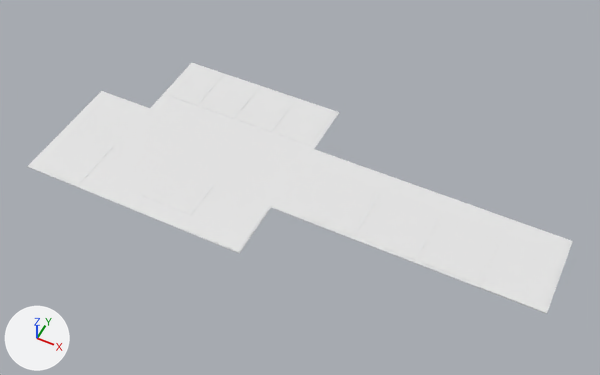
A saved change to the glTF model public/models/schoolmap_5F.glb.
The view is the same before and after, from a camera (50 mm lens) standing at (1.58, -5.58, 6.96) and looking at (-1.22, 0.02, -0.04). Arrows for +X, +Y and +Z are at lower left; the lights stay in place. The older version comes first. Where no turn or scale is listed for an object, it has been applied to the vertices. Vertices at exactly the same position are counted once.

Objects in the first picture: '501', '503', '504', '506', '507', '508', '509', '512', '513', '514', '515', '5F'.
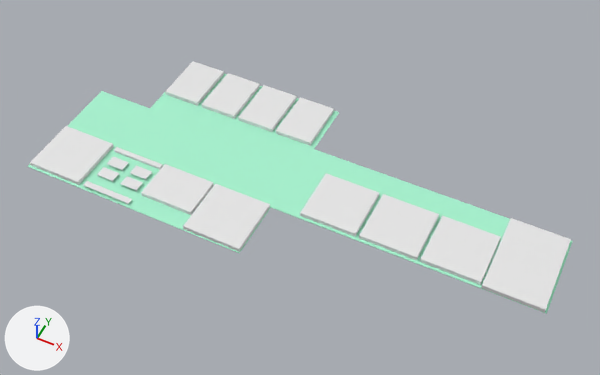
Location of each change, [x1, y1, x2, y2] in pixels of the pictures (600 x 375 px):
'5F', recoloured (white to green)
    both: [27, 74, 573, 314]
'509', rescaled
    before: [481, 221, 570, 313]
    after: [481, 218, 571, 313]
'504', moved, rescaled
    before: [184, 186, 270, 252]
    after: [183, 184, 270, 252]
'508', moved, rescaled
    before: [420, 218, 500, 285]
    after: [420, 216, 501, 285]
'507', moved, rescaled
    before: [359, 197, 438, 260]
    after: [359, 194, 439, 260]
'506', moved, rescaled
    before: [300, 176, 379, 237]
    after: [300, 173, 379, 237]
'501', moved, rescaled
    before: [31, 129, 114, 185]
    after: [30, 126, 114, 185]
'503', moved, rescaled (6% taller)
    before: [142, 167, 214, 215]
    after: [141, 164, 214, 215]
'512', moved, rescaled (6% taller)
    before: [276, 100, 334, 146]
    after: [276, 97, 334, 146]
'513', moved, rescaled (7% taller)
    before: [239, 88, 296, 132]
    after: [238, 85, 297, 132]
'514', moved, rescaled (7% taller)
    before: [202, 76, 260, 119]
    after: [201, 73, 260, 119]
'515', moved, rescaled (7% taller)
    before: [166, 64, 224, 106]
    after: [165, 61, 224, 106]
'502', added
    after: [83, 147, 163, 204]

Patch to the scene script:
```diff
--- a/public/models/schoolmap_5F.glb.py
+++ b/public/models/schoolmap_5F.glb.py
@@ me_平面_059 @@
-me_平面_059.from_pydata(...)  # 8 vertices, 12 faces; spans x -0.338..0.338, y -0.338..0.338, z -0.002..0.002
+me_平面_059.from_pydata(...)  # 8 vertices, 12 faces; spans x -0.338..0.338, y -0.338..0.338, z -0.002..0.047
+# me_平面_059 part 1: the whole mesh is scaled about its middle by (1, 1, 11.3), then moved by (0.0, 0.0, 0.023)
@@ me_平面_061 @@
-me_平面_061.from_pydata(...)  # 8 vertices, 12 faces; spans x -0.322..0.322, y -0.244..0.244, z -0.002..0.002
+me_平面_061.from_pydata(...)  # 8 vertices, 12 faces; spans x -0.322..0.322, y -0.244..0.244, z -0.002..0.047
+# me_平面_061 part 2: the whole mesh is scaled about its middle by (1, 1, 11.3), then moved by (0.0, 0.0, 0.023)
@@ me_平面_060 @@
-me_平面_060.from_pydata(...)  # 8 vertices, 12 faces; spans x -0.343..0.343, y -0.343..0.343, z -0.002..0.002
+me_平面_060.from_pydata(...)  # 8 vertices, 12 faces; spans x -0.343..0.343, y -0.343..0.343, z -0.002..0.047
+# me_平面_060 part 3: the whole mesh is scaled about its middle by (1, 1, 11.3), then moved by (0.0, 0.0, 0.023)
@@ me_平面_062 @@
-me_平面_062.from_pydata(...)  # 8 vertices, 12 faces; spans x -0.327..0.327, y -0.327..0.327, z -0.002..0.002
+me_平面_062.from_pydata(...)  # 8 vertices, 12 faces; spans x -0.327..0.327, y -0.327..0.327, z -0.002..0.047
+# me_平面_062 part 4: the whole mesh is scaled about its middle by (1, 1, 11.3), then moved by (0.0, 0.0, 0.023)
@@ me_平面_063 @@
-me_平面_063.from_pydata(...)  # 8 vertices, 12 faces; spans x -0.327..0.327, y -0.327..0.327, z -0.002..0.002
+me_平面_063.from_pydata(...)  # 8 vertices, 12 faces; spans x -0.327..0.327, y -0.327..0.327, z -0.002..0.047
+# me_平面_063 part 5: the whole mesh is scaled about its middle by (1, 1, 11.3), then moved by (0.0, 0.0, 0.023)
@@ me_平面_064 @@
-me_平面_064.from_pydata(...)  # 8 vertices, 12 faces; spans x -0.327..0.327, y -0.327..0.327, z -0.002..0.002
+me_平面_064.from_pydata(...)  # 8 vertices, 12 faces; spans x -0.327..0.327, y -0.327..0.327, z -0.002..0.047
+# me_平面_064 part 6: the whole mesh is scaled about its middle by (1, 1, 11.3), then moved by (0.0, 0.0, 0.023)
@@ me_平面_065 @@
-me_平面_065.from_pydata(...)  # 8 vertices, 12 faces; spans x -0.327..0.327, y -0.493..0.493, z -0.002..0.002
+me_平面_065.from_pydata(...)  # 8 vertices, 12 faces; spans x -0.327..0.327, y -0.493..0.493, z -0.002..0.047
+# me_平面_065 part 7: the whole mesh is scaled about its middle by (1, 1, 11.3), then moved by (0.0, 0.0, 0.023)
@@ me_平面_069 @@
-me_平面_069.from_pydata(...)  # 8 vertices, 12 faces; spans x -0.23..0.23, y -0.327..0.327, z -0.002..0.002
+me_平面_069.from_pydata(...)  # 8 vertices, 12 faces; spans x -0.23..0.23, y -0.327..0.327, z -0.002..0.047
+# me_平面_069 part 8: the whole mesh is scaled about its middle by (1, 1, 11.3), then moved by (0.0, 0.0, 0.023)
@@ me_平面_068 @@
-me_平面_068.from_pydata(...)  # 8 vertices, 12 faces; spans x -0.23..0.23, y -0.327..0.327, z -0.002..0.002
+me_平面_068.from_pydata(...)  # 8 vertices, 12 faces; spans x -0.23..0.23, y -0.327..0.327, z -0.002..0.047
+# me_平面_068 part 9: the whole mesh is scaled about its middle by (1, 1, 11.3), then moved by (0.0, 0.0, 0.023)
@@ me_平面_067 @@
-me_平面_067.from_pydata(...)  # 8 vertices, 12 faces; spans x -0.23..0.23, y -0.327..0.327, z -0.002..0.002
+me_平面_067.from_pydata(...)  # 8 vertices, 12 faces; spans x -0.23..0.23, y -0.327..0.327, z -0.002..0.047
+# me_平面_067 part 10: the whole mesh is scaled about its middle by (1, 1, 11.3), then moved by (0.0, 0.0, 0.023)
@@ me_平面_066 @@
-me_平面_066.from_pydata(...)  # 8 vertices, 12 faces; spans x -0.23..0.23, y -0.327..0.327, z -0.002..0.002
+me_平面_066.from_pydata(...)  # 8 vertices, 12 faces; spans x -0.23..0.23, y -0.327..0.327, z -0.002..0.047
+# me_平面_066 part 11: the whole mesh is scaled about its middle by (1, 1, 11.3), then moved by (0.0, 0.0, 0.023)
@@ me_平面_058 @@
 me_平面_058.from_pydata(...)  # 20 vertices, 36 faces; spans x -2.44..3.43, y -1.26..1.16, z 0.0
+me_平面_058.materials.append(mat_マテリアル_001)  # green #a7f3d0
@@ ob_502 @@
+ob_502 = bpy.data.objects.new('502', me_立方体_023)  # 208 vertices, 312 faces; spans x -0.317..0.317, y -0.64..0.03, z -0.014..0.018
+ob_502.location = (-3.077, -0.447, 0.01)
```
